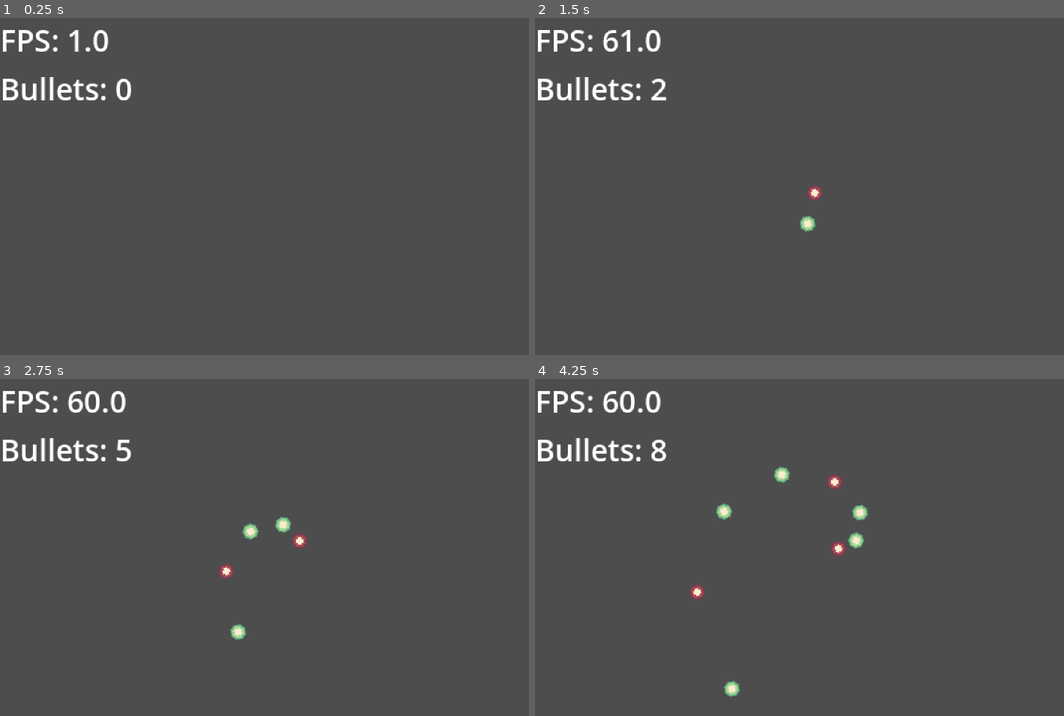
Above: before the commit, frames 1-4 (two rows, left to right).
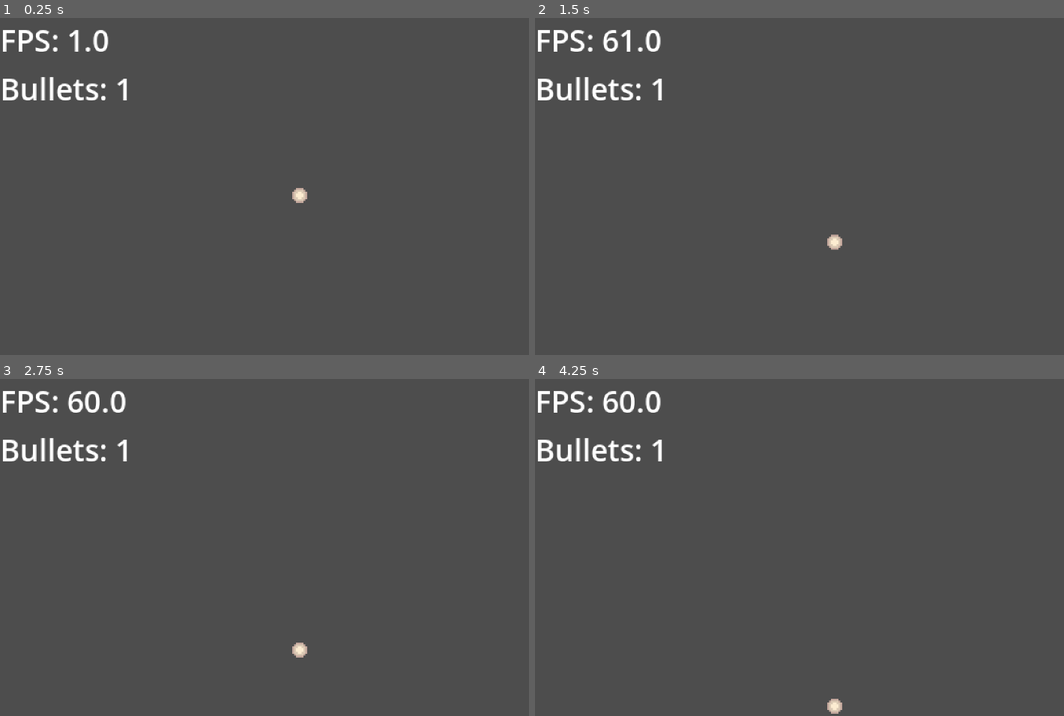
Above: after the commit, the same moments.

Repository: storkgreen25/Another-One-Bullet-Hell-Engine--Godot-
Game: Godot game, scene res://world.tscn
Two runs of this game, one before a commit and one after it. Both use one fixed random seed, a clock stepped at 60 frames per second and the inputs below.
Inputs:
- Up to frame 1 (0.25 s): no input
- Up to frame 2 (1.5 s): no input
- Up to frame 3 (2.75 s): no input
- Up to frame 4 (4.25 s): no input

The runs differ from the first frame. In frame 1, 0.2% of the frame differs, in the area x 21-59%, y 18-55%; in frame 2, 0.4%; in frame 3, 0.7%; in frame 4, 1.1%, in the area x 21-64%, y 18-100%.

Commit message:
Reset spawner and bullet to default

Diff:
--- a/projectiles/default_bullet.tscn
+++ b/projectiles/default_bullet.tscn
@@ -8,8 +8,7 @@
 [sub_resource type="Resource" id="Resource_i0sc5"]
 resource_local_to_scene = true
 script = ExtResource("2_j2qbb")
-life_time = 10.0
-speed = 25
+speed = 20
 metadata/_custom_type_script = "uid://bdnw44xk5o1b5"
 
 [sub_resource type="RectangleShape2D" id="RectangleShape2D_j2qbb"]
--- a/world.tscn
+++ b/world.tscn
@@ -1,29 +1,12 @@
-[gd_scene load_steps=8 format=3 uid="uid://bfcgkti04dtth"]
+[gd_scene load_steps=6 format=3 uid="uid://bfcgkti04dtth"]
 
 [ext_resource type="Script" uid="uid://boj1bnpwwnauk" path="res://world.gd" id="1_tlwt5"]
 [ext_resource type="Script" uid="uid://b2pn4boatm3ko" path="res://spawners/spawner_projectiles.gd" id="2_aqk2v"]
 [ext_resource type="Script" uid="uid://dwn3fd1taydem" path="res://spawners/spawner_projectiles_stats.gd" id="3_aqk2v"]
-[ext_resource type="Script" uid="uid://bdnw44xk5o1b5" path="res://projectiles/projectile_stats.gd" id="4_036b0"]
 [ext_resource type="PackedScene" uid="uid://wxd5xgcicofa" path="res://projectiles/default_bullet.tscn" id="5_036b0"]
-
-[sub_resource type="Resource" id="Resource_dwbse"]
-script = ExtResource("4_036b0")
-life_time = 5.0
-speed = 20
-metadata/_custom_type_script = "uid://bdnw44xk5o1b5"
 
 [sub_resource type="Resource" id="Resource_aqk2v"]
 script = ExtResource("3_aqk2v")
-stats_new = SubResource("Resource_dwbse")
-spawn_type = 1
-type_amount = 10
-type_cooldown = 0.5
-type_speed_change = -1
-layers_infinite = true
-layers_cooldown = 5.0
-color_cycle = true
-cycle_in_type = true
-colors_in_cycle = Array[int]([2, 2, 1])
 metadata/_custom_type_script = "uid://dwn3fd1taydem"
 
 [node name="World" type="Node2D"]
